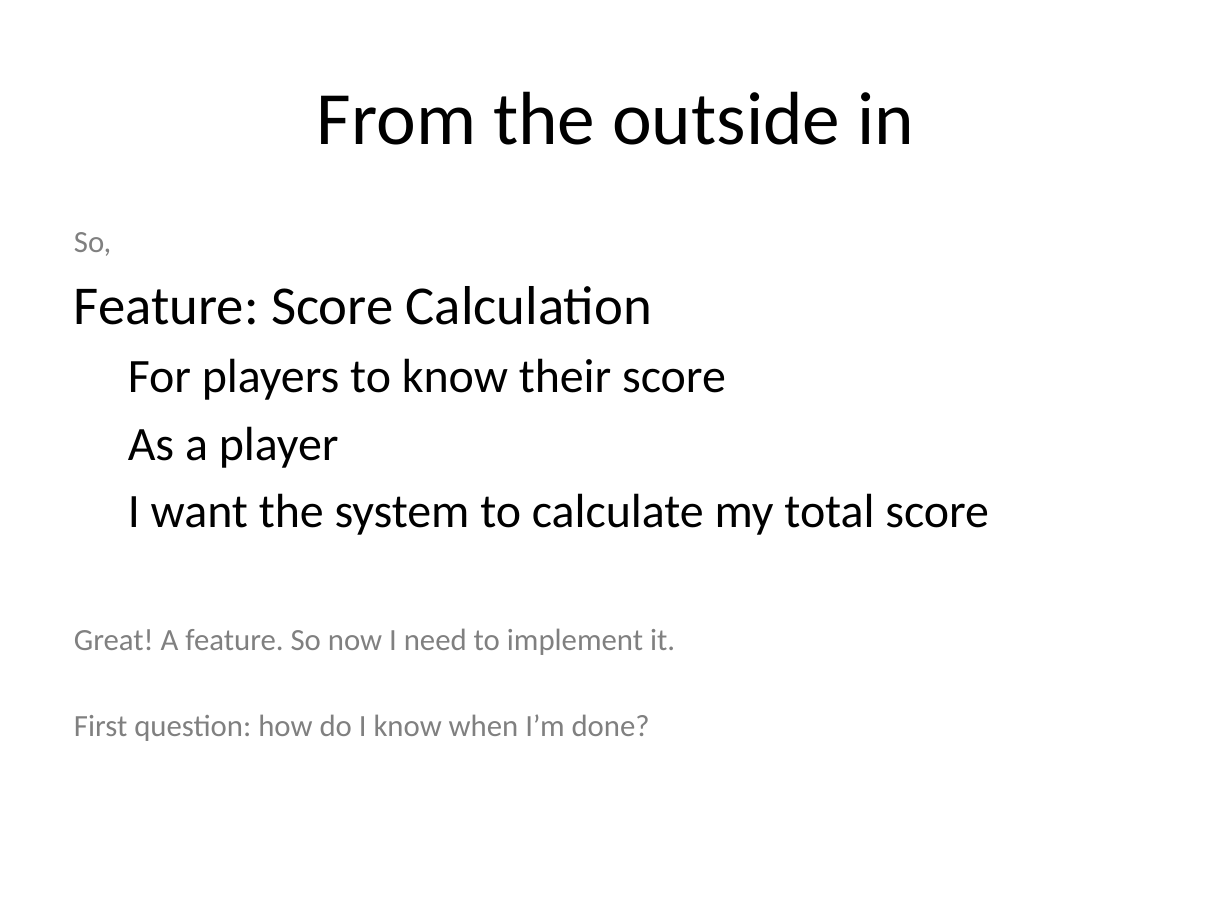
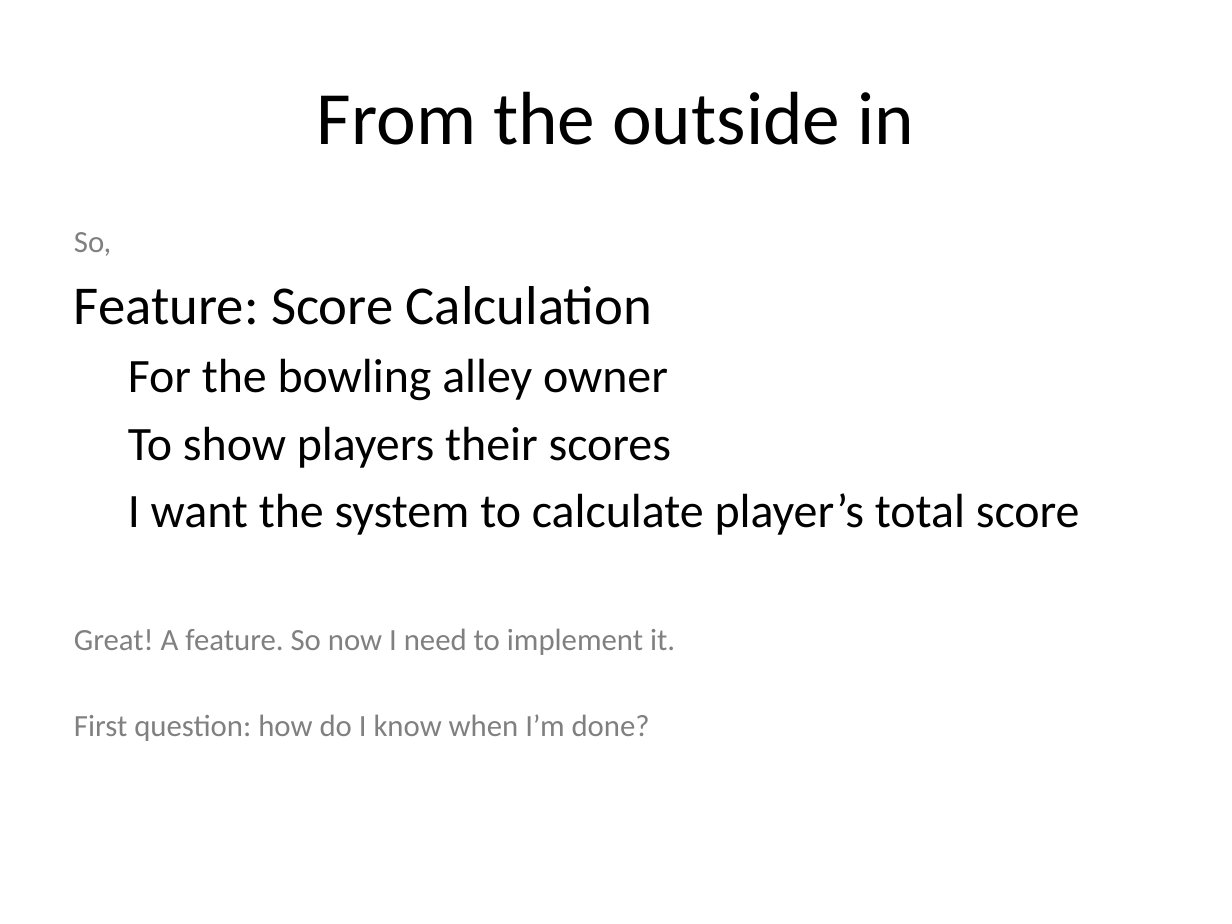
Before and after one commit to i-e-b/FluentBdd, a slide deck: slide 6 of FluentBDD/Fluent BDD.pptx. Drawn at 1232x924 pixels with LibreOffice and Linux fonts; fonts in the diff are those of the drawing. Boxes give left, top, right and bottom in pixels: in the first picture for what was removed or moved away, otherwise in the second. Text is boxed around its words. In the diff, an @@ line names an element or a change of style, - is before the commit and + after.

Commit message:
Outside-in tests (renamed Feature to Behaviour); Renaming 'With' to 'Given to better match normal BDD language; Split template/concrete concept, moving toward the idea of general proofs. Updated powerpoint slides.

```diff
--- a/FluentBDD/Fluent BDD.pptx
+++ b/FluentBDD/Fluent BDD.pptx
@@ text at (128,358,1080,535): text changed @@
-  For players to know their score
-  As a player
-  I want the system to calculate my total score
+  For the bowling alley owner
+  To show players their scores
+  I want the system to calculate player’s total score
```
Also in this commit, not shown: 69 other slides changed, 9 slides added, 16 slides removed, 25 other files.
